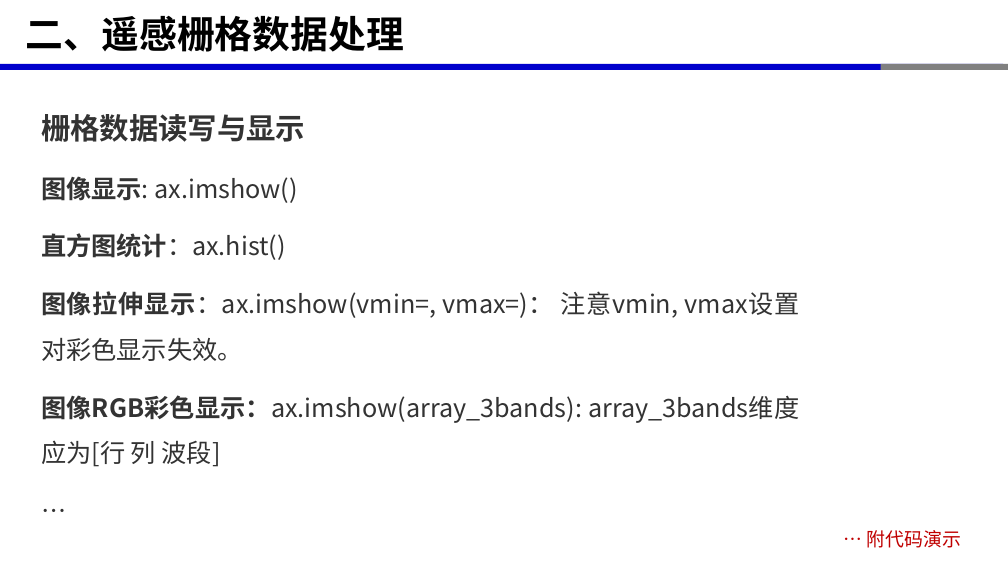
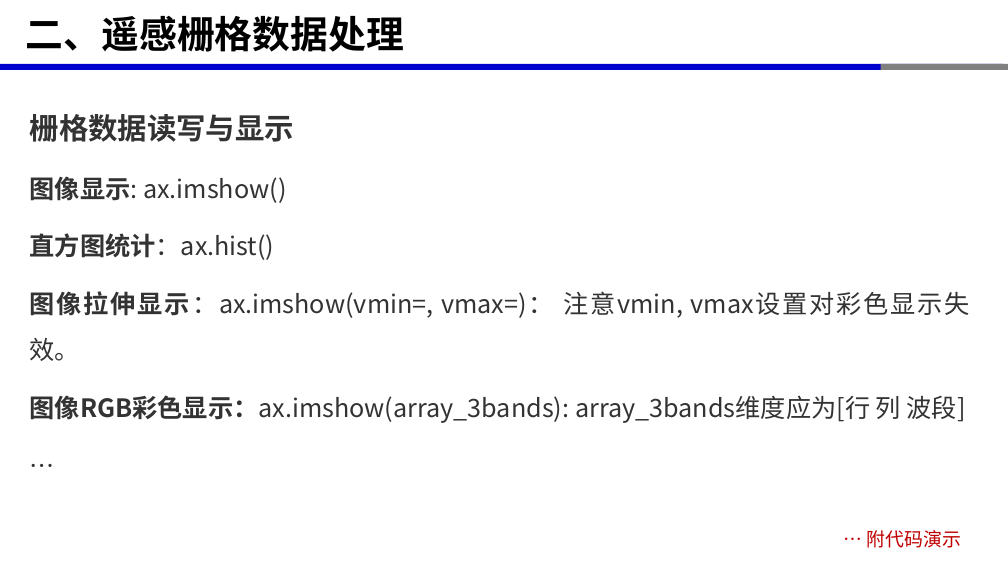
Before and after one commit to xinluo2018/open-source-gis-course, a slide deck: slide 16 of 第6章-GIS数据处理高级开源库-10课时/第6章-GIS数据处理高级开源库.pptx. Drawn at 1008x567 pixels with LibreOffice and Linux fonts; fonts in the diff are those of the drawing. Boxes give left, top, right and bottom in pixels: in the first picture for what was removed or moved away, otherwise in the second. Text is boxed around its words. In the diff, an @@ line names an element or a change of style, - is before the commit and + after.

```diff
--- a/第6章-GIS数据处理高级开源库-10课时/第6章-GIS数据处理高级开源库.pptx
+++ b/第6章-GIS数据处理高级开源库-10课时/第6章-GIS数据处理高级开源库.pptx
@@ text "栅格数据读写与显示" rewrapped from [41, 114, 799, 467] to [30, 114, 966, 423] @@
```
Also in this commit, not shown: 17 other slides changed, 1 slide added, 35 other files.
